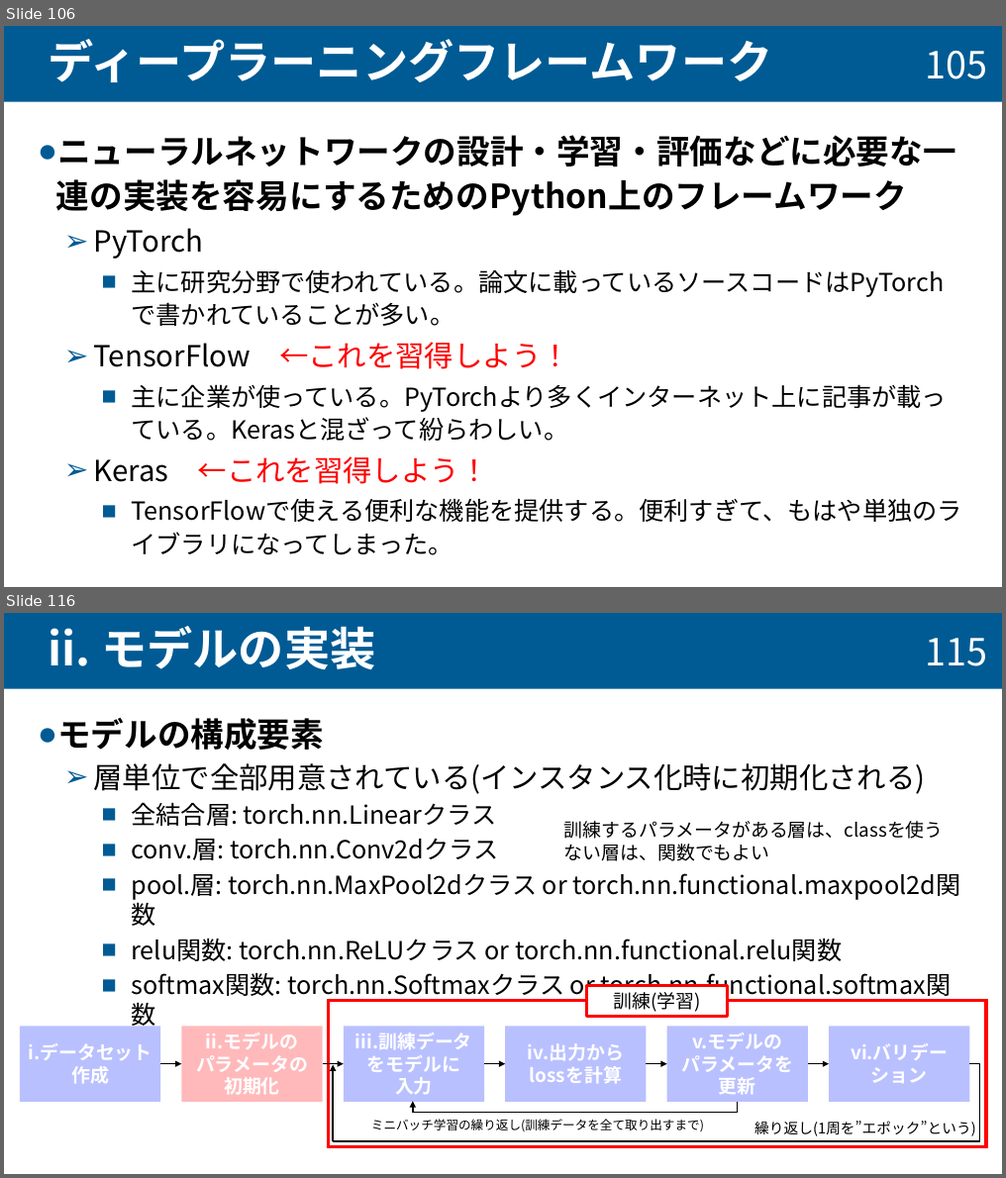
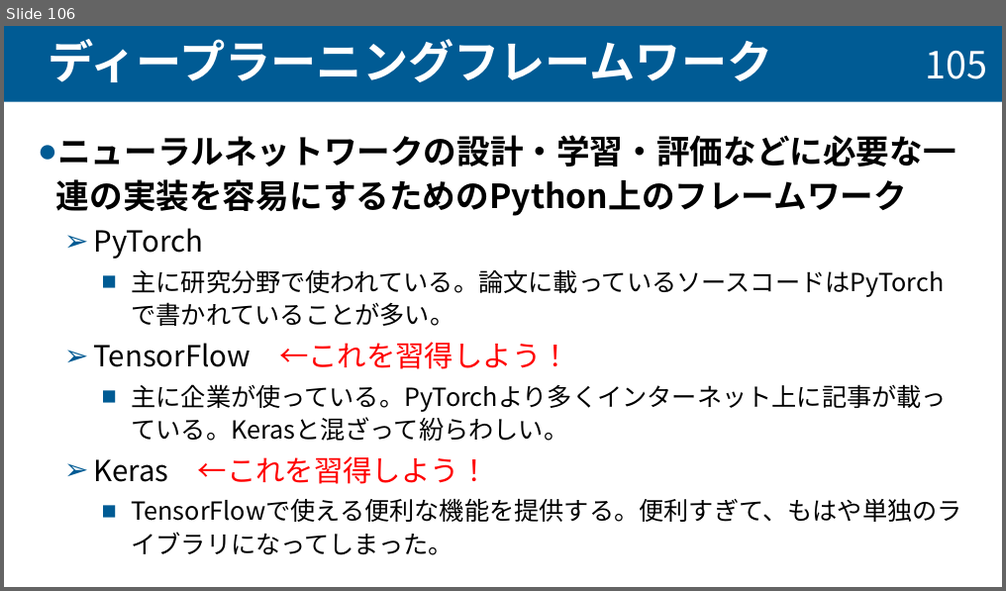
Before and after one commit to taiseifujisawa/cnn_manual_nktlab, a slide deck: cnn_manual.pptx. Shown one above the other, each under a label of ours: slides 106 and 116 before the commit, slide 106 after it; the slides between them are not shown. The pictures are 1006x1178 and 1006x591 pixels, drawn with LibreOffice and Linux fonts; fonts in the diff are those of the drawing. Boxes give left, top, right and bottom in pixels: in the first picture for what was removed or moved away, otherwise in the second. Text is boxed around its words. In the diff, an @@ line names an element or a change of style, - is before the commit and + after.

```diff
--- a/cnn_manual.pptx
+++ b/cnn_manual.pptx
@@ slide 116 removed at (4, 613, 1002, 1174), background #FFFFFF @@
@@ title removed at (4, 613, 1002, 688) @@
-ii. モデルの実装
@@ page number removed at (925, 638, 987, 666) @@
-115
@@ text removed at (57, 718, 961, 1001) @@
-● モデルの構成要素
-  ➢ 層単位で全部用意されている(インスタンス化時に初期化される)
-    ■ 全結合層: torch.nn.Linearクラス
-    ■ conv.層: torch.nn.Conv2dクラス
-    ■ pool.層: torch.nn.MaxPool2dクラス or torch.nn.functional.maxpool2d関数
-    ■ relu関数: torch.nn.ReLUクラス or torch.nn.functional.relu関数
-    ■ softmax関数: torch.nn.Softmaxクラス or torch.nn.functional.softmax関数
@@ text removed at (564, 821, 944, 861) @@
-訓練するパラメータがある層は、classを使う
-ない層は、関数でもよい
@@ group removed at (20, 986, 986, 1148): 8 rectangles, 7 arrows, 2 texts, 2 lines, 1 elbow line @@
-i.データセット
-作成
-ii.モデルの
-パラメータの
-初期化
-iii.訓練データ
-をモデルに
-入力
-iv.出力からlossを計算
-v.モデルの
-パラメータを更新
-vi.バリデーション
-訓練(学習)
-繰り返し(1周を”エポック”という)
-ミニバッチ学習の繰り返し(訓練データを全て取り出すまで)
```
Also in this commit, not shown: 7 slides changed, 15 slides added, 28 other slides removed.
